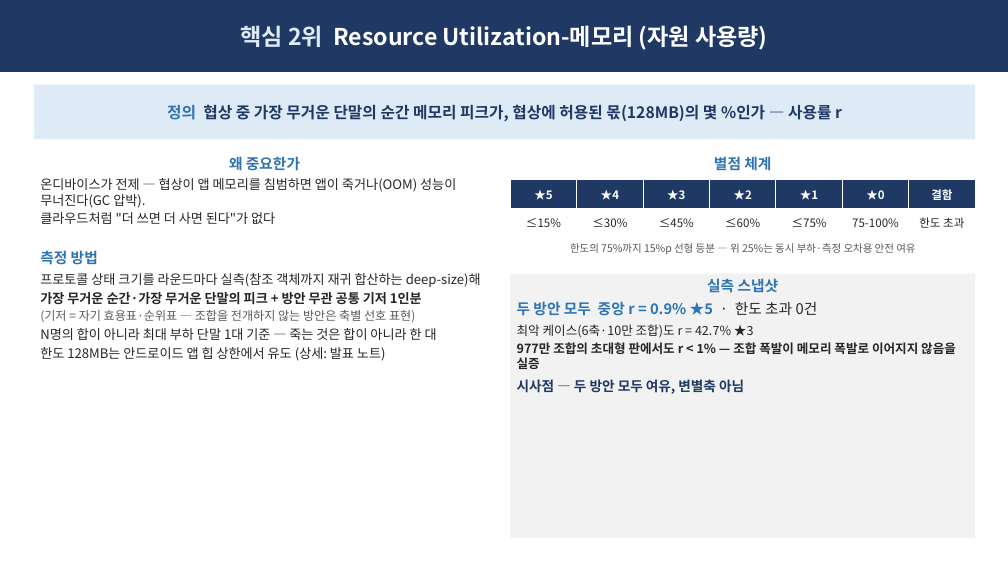
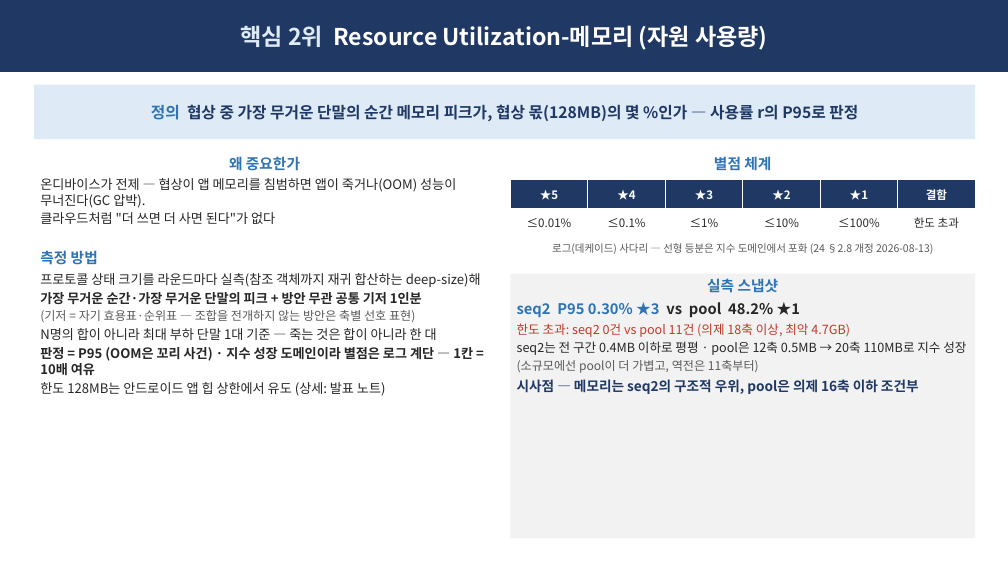
Before and after one commit to Sunwoo-Nam/architect-teamproject, a slide deck: slide 4 of docs/changbae/61-핵심QA-5종-임원-브리핑.pptx. Drawn at 1008x567 pixels with LibreOffice and Linux fonts; fonts in the diff are those of the drawing. Boxes give left, top, right and bottom in pixels: in the first picture for what was removed or moved away, otherwise in the second. Text is boxed around its words. In the diff, an @@ line names an element or a change of style, - is before the commit and + after.

```diff
--- a/docs/changbae/61-핵심QA-5종-임원-브리핑.pptx
+++ b/docs/changbae/61-핵심QA-5종-임원-브리핑.pptx
@@ text in rectangle at <box>151,104,858,121</box>: text changed @@
-정의 협상 중 가장 무거운 단말의 순간 메모리 피크가, 협상에 허용된 몫(128MB)의 몇 %인가 — 사용률 r
+정의 협상 중 가장 무거운 단말의 순간 메모리 피크가, 협상 몫(128MB)의 몇 %인가 — 사용률 r의 P95로 판정
@@ table at <box>510,180,973,237</box> @@
-column 1: ★5 | ≤15%
-column 2: ★4 | ≤30%
-column 3: ★3 | ≤45%
-column 4: ★2 | ≤60%
-column 5: ★1 | ≤75%
-column 6: ★0 | 75-100%
+column 1: ★5 | ≤0.01%
+column 2: ★4 | ≤0.1%
+column 3: ★3 | ≤1%
+column 4: ★2 | ≤10%
+column 5: ★1 | ≤100%
@@ text at <box>552,243,933,254</box>: text changed @@
-한도의 75%까지 15%p 선형 등분 — 위 25%는 동시 부하·측정 오차용 안전 여유
+로그(데케이드) 사다리 — 선형 등분은 지수 도메인에서 포화 (24 §2.8 개정 2026-08-13)
@@ text in rectangle at <box>517,302,966,394</box>: text changed; bold off @@
-두 방안 모두 중앙 r = 0.9% ★5 · 한도 초과 0건
-최악 케이스(6축·10만 조합)도 r = 42.7% ★3
-977만 조합의 초대형 판에서도 r < 1% — 조합 폭발이 메모리 폭발로 이어지지 않음을 실증
-시사점 — 두 방안 모두 여유, 변별축 아님
+seq2 P95 0.30% ★3 vs pool 48.2% ★1
+한도 초과: seq2 0건 vs pool 11건 (의제 18축 이상, 최악 4.7GB)
+seq2는 전 구간 0.4MB 이하로 평평 · pool은 12축 0.5MB → 20축 110MB로 지수 성장
+(소규모에선 pool이 더 가볍고, 역전은 11축부터)
+시사점 — 메모리는 seq2의 구조적 우위, pool은 의제 16축 이하 조건부
@@ text at <box>40,347,473,375</box>: paragraph added @@
+판정 = P95 (OOM은 꼬리 사건) · 지수 성장 도메인이라 별점은 로그 계단 — 1칸 = 10배 여유
```
Also in this commit, not shown: 6 other slides changed, 1 other file.
